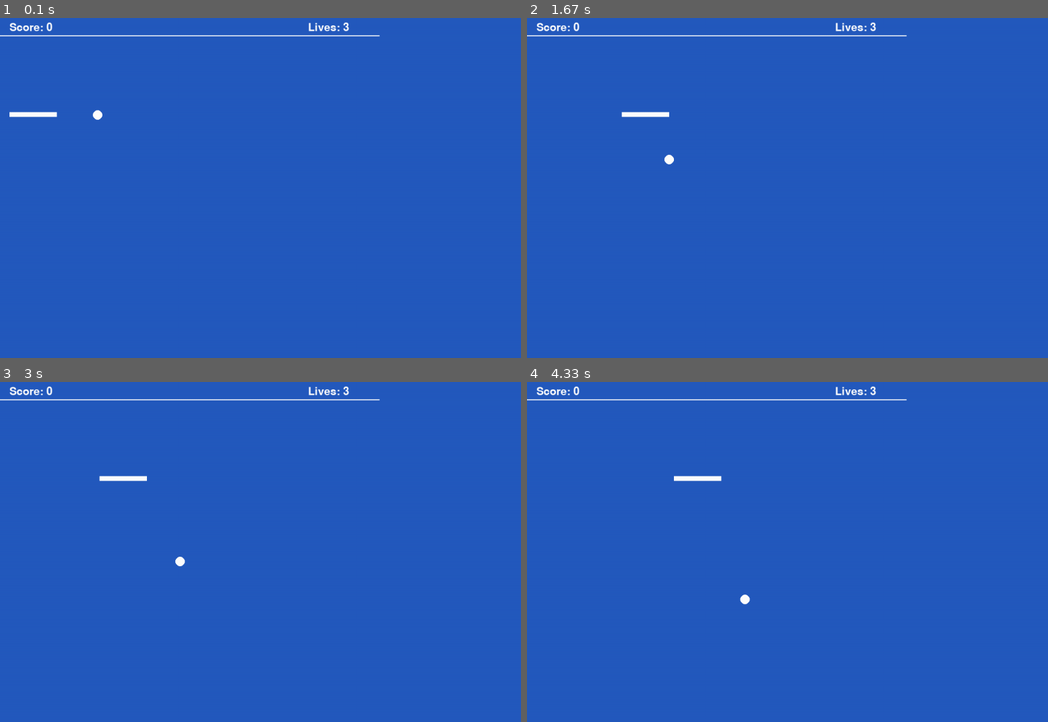
Above: before the commit, frames 1-4 (two rows, left to right).
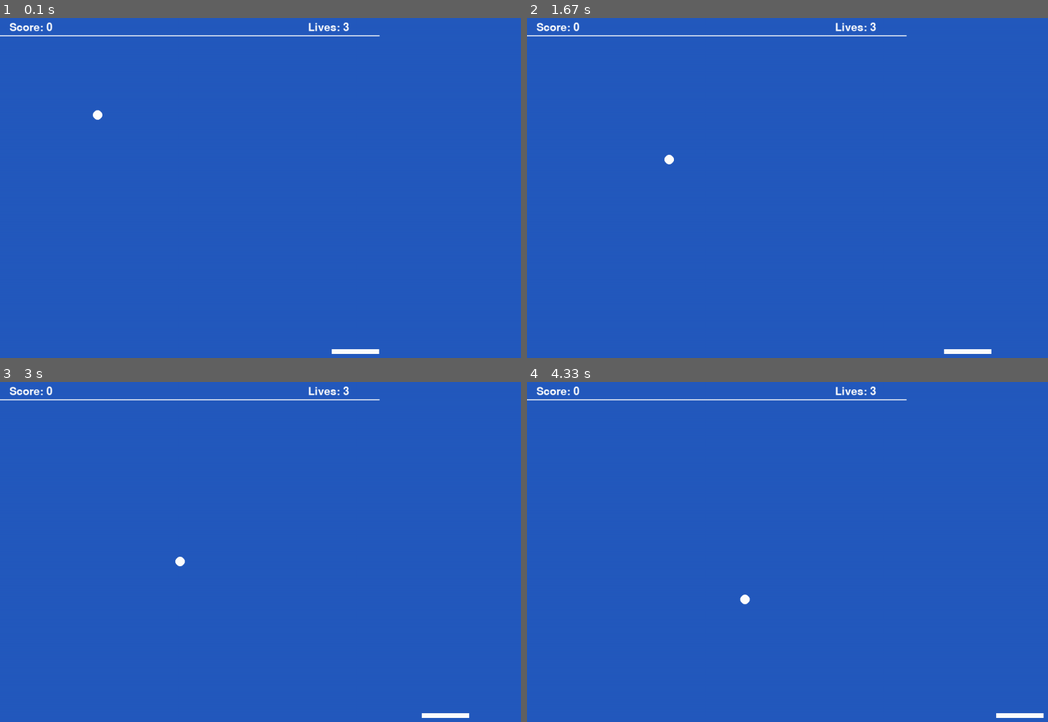
Above: after the commit, the same moments.

Repository: jmiko4/Pygame
Game: pygame game, started from game.py
Two runs of this game, one before a commit and one after it. Both use one fixed random seed, a clock stepped at 60 frames per second and the inputs below.
Inputs:
- Up to frame 1 (0.1 s): no input
- Up to frame 2 (1.67 s): hold Right 0.33-0.8 s; hold Right 0.83-1.3 s; hold Left from 1.33 s (still down)
- Up to frame 3 (3 s): release Left at 1.87 s; hold Left 1.9-2.3 s; hold Right 2.33-2.97 s
- Up to frame 4 (4.33 s): hold Left 3-3.47 s; hold Right 3.5-3.97 s; hold Right from 4 s (still down)

The runs differ from the first frame. In frame 1, 0.3% of the frame differs, in the area x 1-73%, y 27-99%; in frame 2, 0.3%; in frame 3, 0.3%, in the area x 19-91%, y 27-99%; in frame 4, 0.3%.

Commit message:
paddle alignment

Diff:
--- a/game.py
+++ b/game.py
@@ -21,8 +21,8 @@
 
 # --- Drawing the paddle sprite
 paddle = Paddle(WHITE, 100, 10)
-paddle.rect.x = 20
-paddle.rect.y = 200
+paddle.rect.x = 700
+paddle.rect.y = 700
 
 #This will be a list that will contain all the sprites we intend to use in our game.
 all_sprites_list = pygame.sprite.Group()
